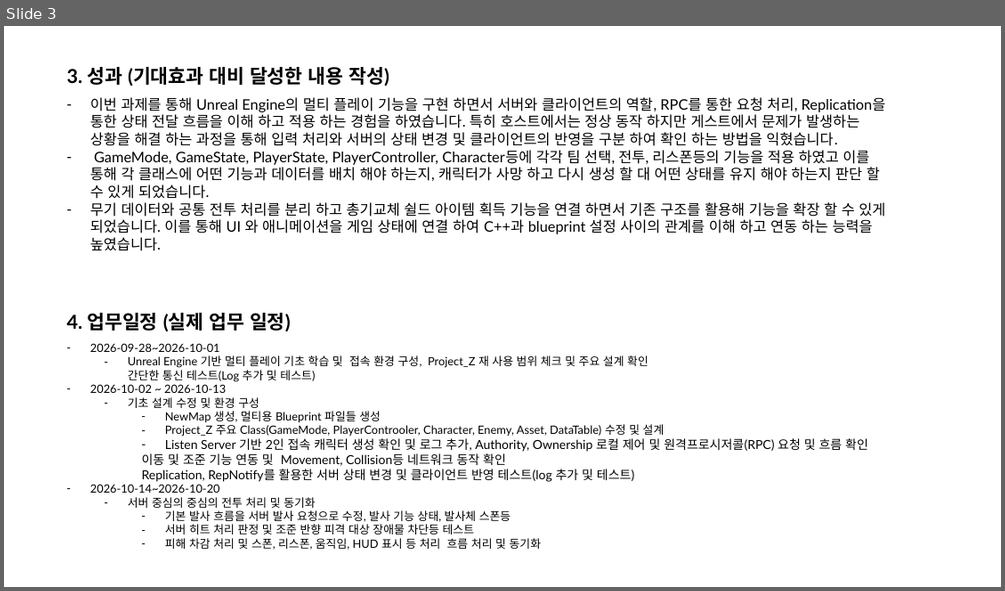
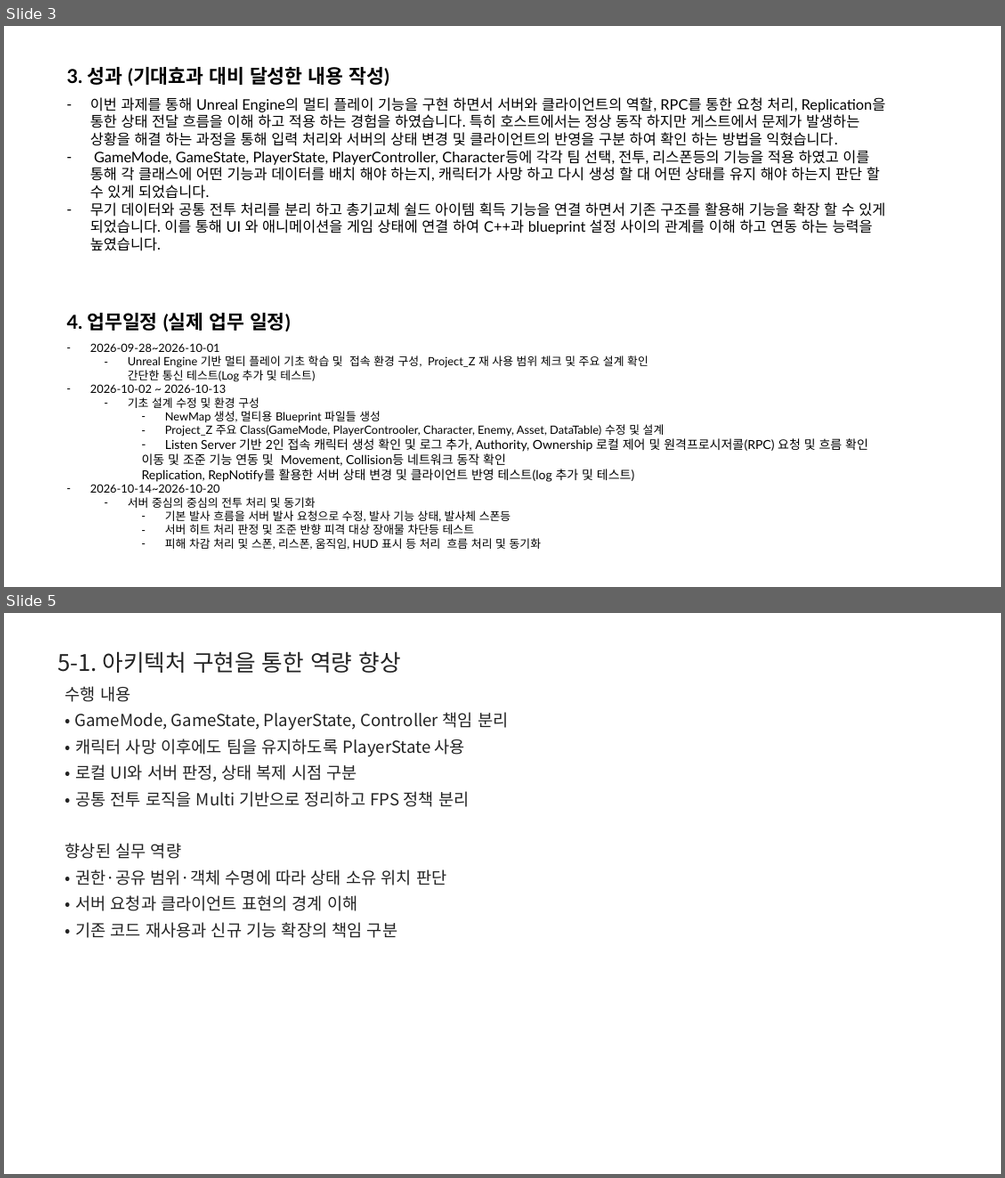
Before and after one commit to BenT8501/Auto_Stock_Trading, a slide deck: Project_Z/docs/박종호B_직무과제_완료보고서.pptx. Shown one above the other, each under a label of ours: slide 3 before the commit, slides 3 and 5 after it; the slides between them are not shown. The pictures are 1005x591 and 1005x1178 pixels, drawn with LibreOffice and Linux fonts; fonts in the diff are those of the drawing. Boxes give left, top, right and bottom in pixels: in the first picture for what was removed or moved away, otherwise in the second. Text is boxed around its words. In the diff, an @@ line names an element or a change of style, - is before the commit and + after.

```diff
--- a/Project_Z/docs/박종호B_직무과제_완료보고서.pptx
+++ b/Project_Z/docs/박종호B_직무과제_완료보고서.pptx
@@ slide 5 added at [4, 613, 1001, 1174], background #FFFFFF @@
@@ text added at [57, 651, 401, 673], 22 pt, text #232323 @@
+5-1. 아키텍처 구현을 통한 역량 향상
@@ text added at [65, 686, 508, 938], 16 pt, text #232323 @@
+수행 내용
+• GameMode, GameState, PlayerState, Controller 책임 분리
+• 캐릭터 사망 이후에도 팀을 유지하도록 PlayerState 사용
+• 로컬 UI와 서버 판정, 상태 복제 시점 구분
+• 공통 전투 로직을 Multi 기반으로 정리하고 FPS 정책 분리
+향상된 실무 역량
+• 권한·공유 범위·객체 수명에 따라 상태 소유 위치 판단
+• 서버 요청과 클라이언트 표현의 경계 이해
+• 기존 코드 재사용과 신규 기능 확장의 책임 구분
```
Also in this commit, not shown: 1 slide changed, 8 other slides added.
